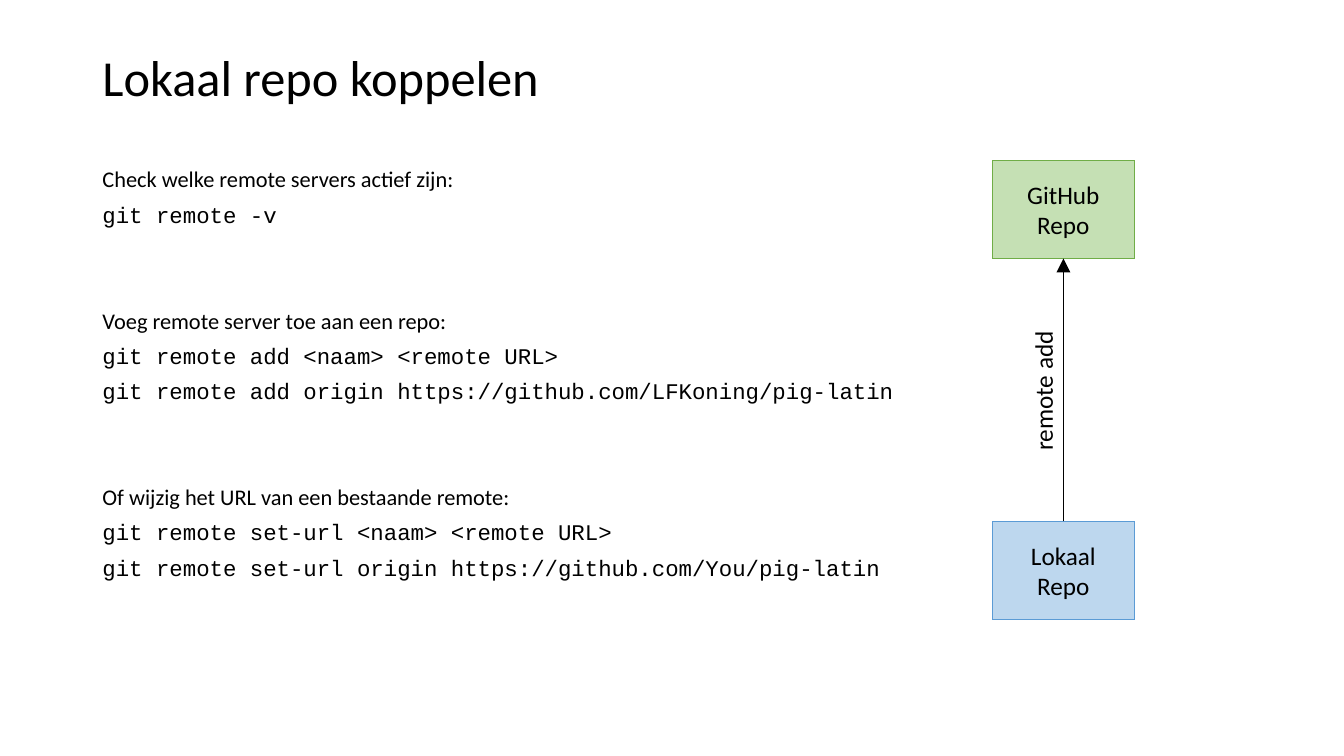
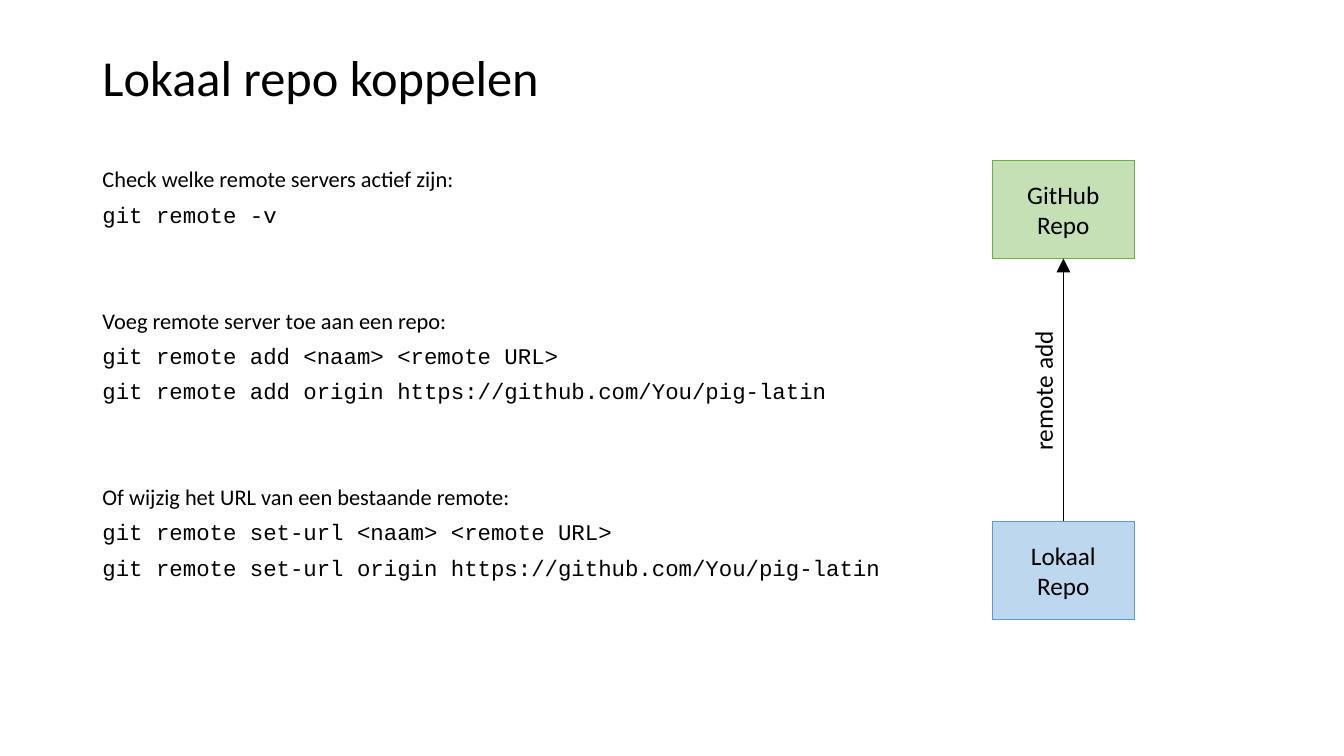
Before and after one commit to LFKoning/knowledge-sharing, a slide deck: slide 16 of git_course/2_collaboration/git_collaboration.pptx. Drawn at 1344x756 pixels with LibreOffice and Linux fonts; fonts in the diff are those of the drawing. Boxes give left, top, right and bottom in pixels: in the first picture for what was removed or moved away, otherwise in the second. Text is boxed around its words. In the diff, an @@ line names an element or a change of style, - is before the commit and + after.

Commit message:
Fix slides git P2

```diff
--- a/git_course/2_collaboration/git_collaboration.pptx
+++ b/git_course/2_collaboration/git_collaboration.pptx
@@ text at [102, 383, 826, 404]: text changed @@
-git remote add origin https://github.com/LFKoning/pig-latin
+git remote add origin https://github.com/You/pig-latin
```
Also in this commit, not shown: 4 other slides changed.
